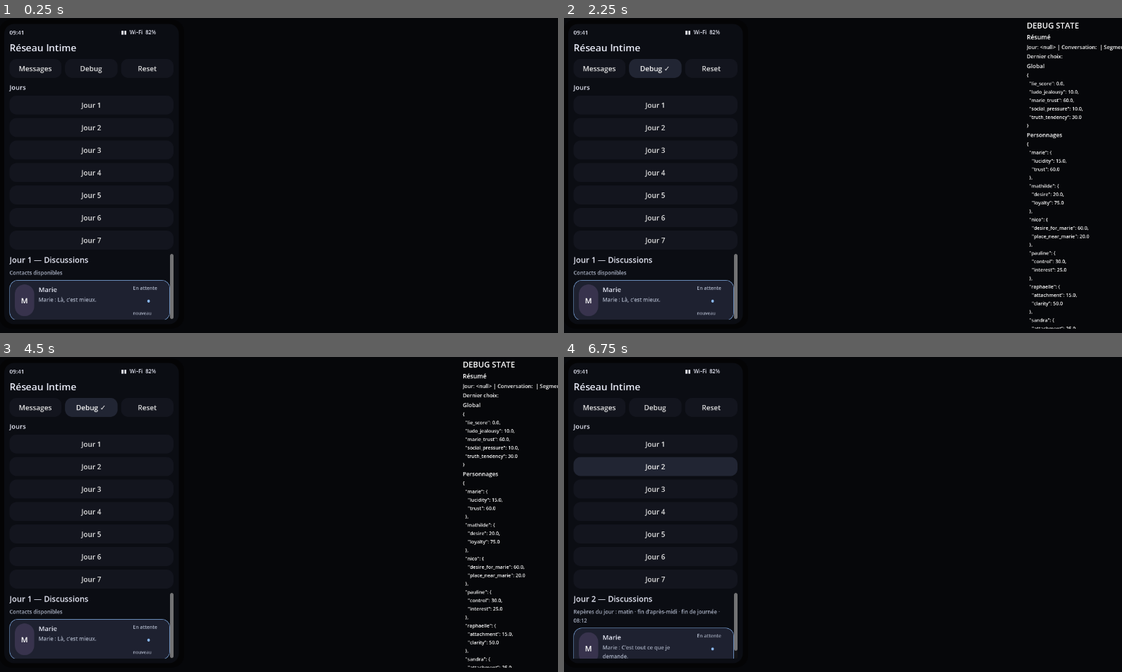
Above: before the commit, frames 1-4 (two rows, left to right).
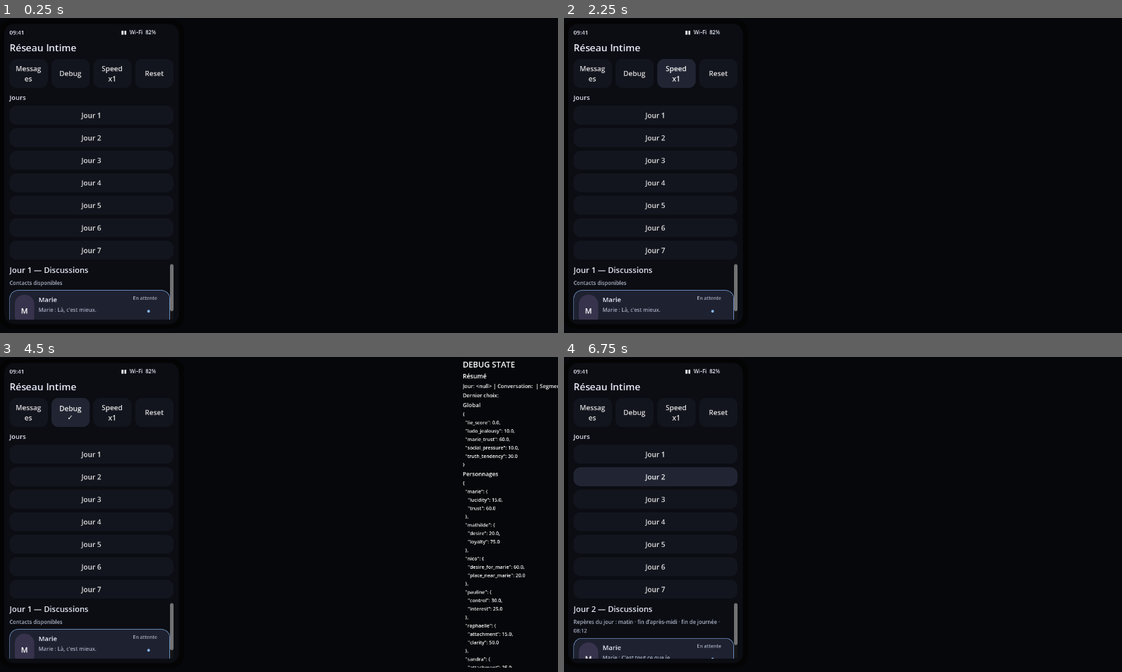
Above: after the commit, the same moments.

Repository: ludowww/reseau-intime
Game: Godot game, scene res://scenes/Main.tscn
Two runs of this game, one before a commit and one after it. Both use one fixed random seed, a clock stepped at 60 frames per second and the inputs below.
Inputs (mouse positions are in pixels of both pictures, inside the frame that each line leads up to):
- Up to frame 1 (0.25 s): no input
- Up to frame 2 (2.25 s): click (675, 74) at 0.5 s, where only the run after the commit has a clickable "Speed x1"; click (675, 74) at 1.25 s, where only the run after the commit has a clickable "Speed x3"; click (675, 74) at 2 s, where only the run after the commit has a clickable "Speed x8"
- Up to frame 3 (4.5 s): click "Messages" at 2.75 s; click (89, 407) at 3.5 s, where only the run before the commit has a clickable "Debug ✓"; click "Debug" at 4.25 s
- Up to frame 4 (6.75 s): click "Debug ✓" at 5 s; click "Jour 1" at 5.75 s; click "Jour 2" at 6.5 s

The runs differ from the first frame. In frame 1, 2.5% of the frame differs, in the area x 1-32%, y 15-96%; in frame 2, 4.2%, in the area x 1-100%, y 1-99%; in frame 3, 2.8%; in frame 4, 3.4%.

Commit message:
fix: improve player choice flow and debug speed

Diff:
--- a/game/data/conversations/chapter_03_wallpaper_reveal.json
+++ b/game/data/conversations/chapter_03_wallpaper_reveal.json
@@ -50,7 +50,9 @@
           "id": "choice_c03_wallpaper_show",
           "text": "Montrer le téléphone",
           "tone": "show",
-          "sets_flags": ["showed_wallpaper_party_day3"],
+          "sets_flags": [
+            "showed_wallpaper_party_day3"
+          ],
           "wallpaper_resolution": {
             "if_tags_include": {
               "neutral": {
@@ -103,7 +105,9 @@
                     "text": "Ah."
                   }
                 ],
-                "sets_flags": ["wallpaper_mathilde_revealed_party_day3"]
+                "sets_flags": [
+                  "wallpaper_mathilde_revealed_party_day3"
+                ]
               },
               "sandra": {
                 "effects": {
@@ -123,7 +127,9 @@
                     "text": "Je croyais que c’était juste ta meilleure amie."
                   }
                 ],
-                "sets_flags": ["wallpaper_sandra_revealed_party_day3"]
+                "sets_flags": [
+                  "wallpaper_sandra_revealed_party_day3"
+                ]
               },
               "pauline": {
                 "effects": {
@@ -137,7 +143,9 @@
                     "text": "Alors ça, je ne l’avais pas prévu. Ou peut-être que si."
                   }
                 ],
-                "sets_flags": ["wallpaper_pauline_revealed_party_day3"]
+                "sets_flags": [
+                  "wallpaper_pauline_revealed_party_day3"
+                ]
               }
             }
           }
@@ -150,7 +158,9 @@
             "marie.lucidity": 1,
             "pauline.control": 1
           },
-          "sets_flags": ["hid_wallpaper_party_day3"],
+          "sets_flags": [
+            "hid_wallpaper_party_day3"
+          ],
           "next_messages": [
             {
               "id": "msg_c03_wallpaper_hide_001",
@@ -168,12 +178,14 @@
         },
         {
           "id": "choice_c03_wallpaper_joke",
-          "text": "Faire une blague pour esquiver",
+          "text": "Je vais faire une blague pour esquiver la question.",
           "tone": "dodge_humor",
           "effects": {
             "social_pressure": 1
           },
-          "sets_flags": ["dodged_wallpaper_with_joke_party_day3"],
+          "sets_flags": [
+            "dodged_wallpaper_with_joke_party_day3"
+          ],
           "next_messages": [
             {
               "id": "msg_c03_wallpaper_joke_001",
@@ -190,8 +202,16 @@
           ]
         }
       ],
-      "routes_nourished": ["marie", "mathilde", "pauline", "sandra", "social_pressure"],
-      "required_events_delivered": ["wallpaper_can_be_social_proof"]
+      "routes_nourished": [
+        "marie",
+        "mathilde",
+        "pauline",
+        "sandra",
+        "social_pressure"
+      ],
+      "required_events_delivered": [
+        "wallpaper_can_be_social_proof"
+      ]
     }
   ],
   "debug_notes": "Scène conditionnelle. Elle doit créer un malaise ou un signal, jamais une explosion définitive au Jour 3."
--- a/game/data/conversations/chapter_04_conditional_proofs.json
+++ b/game/data/conversations/chapter_04_conditional_proofs.json
@@ -16,7 +16,9 @@
         {
           "id": "proof_pauline_capture",
           "priority": 10,
-          "conditions": ["opened_pauline_first_party_day3 OR answered_pauline_pressure_private_day3 OR pauline_aftershock_visible_day3"],
+          "conditions": [
+            "opened_pauline_first_party_day3 OR answered_pauline_pressure_private_day3 OR pauline_aftershock_visible_day3"
+          ],
           "thread_id": "thread_pauline_private",
           "messages": [
             {
@@ -48,7 +50,9 @@
                 "lie_score": 1,
                 "pauline.control": 1
               },
-              "sets_flags": ["minimized_pauline_capture_day4"]
+              "sets_flags": [
+                "minimized_pauline_capture_day4"
+              ]
             },
             {
               "id": "choice_c04_pauline_proof_ask",
@@ -57,7 +61,9 @@
                 "pauline.interest": 1,
                 "pauline.control": 1
               },
-              "sets_flags": ["asked_pauline_what_she_wants_day4"]
+              "sets_flags": [
+                "asked_pauline_what_she_wants_day4"
+              ]
             },
             {
               "id": "choice_c04_pauline_proof_delete",
@@ -66,7 +72,9 @@
                 "lie_score": 1,
                 "pauline_risk_score": 1
               },
-              "sets_flags": ["deleted_pauline_capture_day4"]
+              "sets_flags": [
+                "deleted_pauline_capture_day4"
+              ]
             }
           ],
           "effects": {
@@ -74,13 +82,19 @@
             "pauline_risk_score": 2,
             "social_pressure": 1
           },
-          "unlocks_content": ["capture_pauline_ludo_party_placeholder"],
-          "sets_flags": ["first_proof_pauline_capture_day4"]
+          "unlocks_content": [
+            "capture_pauline_ludo_party_placeholder"
+          ],
+          "sets_flags": [
+            "first_proof_pauline_capture_day4"
+          ]
         },
         {
           "id": "proof_sandra_deleted_regret",
           "priority": 8,
-          "conditions": ["opened_sandra_first_party_day3 OR answered_sandra_during_party_day3 OR sandra_deleted_after_party_day3"],
+          "conditions": [
+            "opened_sandra_first_party_day3 OR answered_sandra_during_party_day3 OR sandra_deleted_after_party_day3"
+          ],
           "thread_id": "thread_sandra_private",
           "messages": [
             {
@@ -110,7 +124,9 @@
                 "sandra.attachment": 2,
                 "lie_score": 1
               },
-              "sets_flags": ["kept_sandra_conversation_day4"]
+              "sets_flags": [
+                "kept_sandra_conversation_day4"
+              ]
             },
             {
               "id": "choice_c04_sandra_reasonable",
@@ -119,19 +135,25 @@
                 "truth_tendency": 1,
                 "sandra.exposure": 1
               },
-              "sets_flags": ["agreed_sandra_reasonable_day4"]
+              "sets_flags": [
+                "agreed_sandra_reasonable_day4"
+              ]
             }
           ],
           "effects": {
             "sandra.exposure": 1,
             "sandra.attachment": 1
           },
-          "sets_flags": ["first_proof_sandra_deleted_thread_day4"]
+          "sets_flags": [
+            "first_proof_sandra_deleted_thread_day4"
+          ]
         },
         {
           "id": "proof_mathilde_warning_photo",
           "priority": 7,
-          "conditions": ["opened_mathilde_first_party_day3 OR mathilde_aftershock_warning_day3 OR wallpaper_mathilde_revealed_party_day3"],
+          "conditions": [
+            "opened_mathilde_first_party_day3 OR mathilde_aftershock_warning_day3 OR wallpaper_mathilde_revealed_party_day3"
+          ],
           "thread_id": "thread_mathilde_private",
           "messages": [
             {
@@ -163,7 +185,9 @@
                 "truth_tendency": 1,
                 "mathilde.loyalty": 1
               },
-              "sets_flags": ["deleted_mathilde_after_party_photo_day4"]
+              "sets_flags": [
+                "deleted_mathilde_after_party_photo_day4"
+              ]
             },
             {
               "id": "choice_c04_mathilde_favorite",
@@ -172,7 +196,9 @@
                 "mathilde_attention_score": 2,
                 "lie_score": 1
               },
-              "sets_flags": ["favorited_mathilde_after_party_photo_day4"]
+              "sets_flags": [
+                "favorited_mathilde_after_party_photo_day4"
+              ]
             },
             {
               "id": "choice_c04_mathilde_reassure",
@@ -181,20 +207,28 @@
                 "mathilde.loyalty": 1,
                 "truth_tendency": 1
               },
-              "sets_flags": ["reassured_mathilde_safety_day4"]
+              "sets_flags": [
+                "reassured_mathilde_safety_day4"
+              ]
             }
           ],
           "effects": {
             "mathilde.desire": 1,
             "mathilde.loyalty": 1
           },
-          "unlocks_content": ["photo_mathilde_after_party_warning_placeholder"],
-          "sets_flags": ["first_proof_mathilde_warning_photo_day4"]
+          "unlocks_content": [
+            "photo_mathilde_after_party_warning_placeholder"
+          ],
+          "sets_flags": [
+            "first_proof_mathilde_warning_photo_day4"
+          ]
         },
         {
           "id": "proof_nico_marie_story",
           "priority": 6,
-          "conditions": ["opened_nico_marie_story_first_party_day3 OR watched_nico_marie_story_party_day3 OR nico_aftershock_story_day3"],
+          "conditions": [
+            "opened_nico_marie_story_first_party_day3 OR watched_nico_marie_story_party_day3 OR nico_aftershock_story_day3"
+          ],
           "thread_id": "social_feed_party",
           "messages": [
             {
@@ -220,30 +254,40 @@
                 "ludo_jealousy": 2,
                 "nico_surveillance_score": 1
               },
-              "sets_flags": ["rewatched_nico_marie_story_day4"]
+              "sets_flags": [
+                "rewatched_nico_marie_story_day4"
+              ]
             },
             {
               "id": "choice_c04_nico_ask_marie",
-              "text": "Demander à Marie ce que c’était",
+              "text": "Marie, c’était quoi, ça ?",
               "effects": {
                 "ludo_jealousy": 1,
                 "marie.lucidity": 1
               },
-              "sets_flags": ["asked_marie_about_nico_story_day4"]
+              "sets_flags": [
+                "asked_marie_about_nico_story_day4"
+              ]
             },
             {
               "id": "choice_c04_nico_ignore",
               "text": "Ignorer la story",
               "effects": {},
-              "sets_flags": ["ignored_nico_marie_story_day4"]
+              "sets_flags": [
+                "ignored_nico_marie_story_day4"
+              ]
             }
           ],
           "effects": {
             "nico.place_near_marie": 1,
             "ludo_jealousy": 1
           },
-          "unlocks_content": ["story_nico_marie_after_party_placeholder"],
-          "sets_flags": ["first_proof_nico_marie_story_day4"]
+          "unlocks_content": [
+            "story_nico_marie_after_party_placeholder"
+          ],
+          "sets_flags": [
+            "first_proof_nico_marie_story_day4"
+          ]
         }
       ],
       "default_proof": {
@@ -266,10 +310,19 @@
         "effects": {
           "social_pressure": 1
         },
-        "sets_flags": ["first_proof_default_party_photos_day4"]
+        "sets_flags": [
+          "first_proof_default_party_photos_day4"
+        ]
       },
-      "routes_nourished": ["pauline", "sandra", "mathilde", "nico_marie"],
-      "required_events_delivered": ["first_conditional_proof_or_trace"]
+      "routes_nourished": [
+        "pauline",
+        "sandra",
+        "mathilde",
+        "nico_marie"
+      ],
+      "required_events_delivered": [
+        "first_conditional_proof_or_trace"
+      ]
     }
   ],
   "debug_notes": "Ce fichier choisit une première trace selon les priorités de la soirée. La trace ne ferme pas une route, elle crée une menace lisible."
--- a/game/data/conversations/chapter_05_mathilde_followup.json
+++ b/game/data/conversations/chapter_05_mathilde_followup.json
@@ -110,7 +110,7 @@
       "choices": [
         {
           "id": "choice_c05_mathilde_joke_back",
-          "text": "Répondre avec la même mauvaise foi.",
+          "text": "Je vais répondre avec la même mauvaise foi.",
           "tone": "playful",
           "effects": {
             "mathilde_attention_score": 1
@@ -123,7 +123,7 @@
               "id": "msg_player_c05_mathilde_joke_back_001",
               "sender": "ludo",
               "time_label": "10:06",
-              "text": "Répondre avec la même mauvaise foi."
+              "text": "Je vais répondre avec la même mauvaise foi."
             },
             {
               "id": "msg_c05_mathilde_joke_001",
--- a/game/data/conversations/chapter_05_pauline_last_photo.json
+++ b/game/data/conversations/chapter_05_pauline_last_photo.json
@@ -108,7 +108,7 @@
         },
         {
           "id": "choice_c05_pauline_last_ask",
-          "text": "Demander si c’est tout.",
+          "text": "C’est tout ?",
           "tone": "probe",
           "effects": {
             "pauline_risk_score": 1,
--- a/game/data/conversations/chapter_05_raphaelle_boundary.json
+++ b/game/data/conversations/chapter_05_raphaelle_boundary.json
@@ -93,7 +93,7 @@
       "choices": [
         {
           "id": "choice_c05_raphaelle_breath",
-          "text": "Dire qu’il va essayer de rentrer chez lui tôt.",
+          "text": "Je vais essayer de rentrer tôt.",
           "tone": "calm",
           "effects": {
             "raphaelle_clarity_score": 1,
@@ -107,7 +107,7 @@
               "id": "msg_player_c05_raphaelle_breath_001",
               "sender": "ludo",
               "time_label": "17:54",
-              "text": "Dire qu’il va essayer de rentrer chez lui tôt."
+              "text": "Je vais essayer de rentrer tôt."
             },
             {
               "id": "msg_c05_raphaelle_breath_001",
@@ -119,7 +119,7 @@
         },
         {
           "id": "choice_c05_raphaelle_work",
-          "text": "Répondre qu’il a trois conversations dans la tête.",
+          "text": "Oui… j’ai un peu trois conversations dans la tête.",
           "tone": "honest",
           "effects": {
             "truth_tendency": 1,
@@ -133,7 +133,7 @@
               "id": "msg_player_c05_raphaelle_work_001",
               "sender": "ludo",
               "time_label": "17:54",
-              "text": "Répondre qu’il a trois conversations dans la tête."
+              "text": "Oui… j’ai un peu trois conversations dans la tête."
             },
             {
               "id": "msg_c05_raphaelle_work_001",
@@ -145,7 +145,7 @@
         },
         {
           "id": "choice_c05_raphaelle_dodge",
-          "text": "Dodge the subject, mais en français.",
+          "text": "Je vais faire semblant de répondre normalement, mais très mal.",
           "tone": "avoidant",
           "effects": {
             "lie_score": 1
@@ -158,7 +158,7 @@
               "id": "msg_player_c05_raphaelle_dodge_001",
               "sender": "ludo",
               "time_label": "17:54",
-              "text": "Dodge the subject, mais en français."
+              "text": "Je vais faire semblant de répondre normalement, mais très mal."
             },
             {
               "id": "msg_c05_raphaelle_dodge_001",
--- a/game/data/conversations/chapter_06_raphaelle_clarity.json
+++ b/game/data/conversations/chapter_06_raphaelle_clarity.json
@@ -161,7 +161,7 @@
         },
         {
           "id": "choice_c06_raphaelle_marie",
-          "text": "Dire qu’il doit d’abord régler ça avec Marie.",
+          "text": "Je dois d’abord régler ça avec Marie.",
           "tone": "truth_return",
           "effects": {
             "marie.trust": 1,
--- a/game/scripts/ui/ConversationView.gd
+++ b/game/scripts/ui/ConversationView.gd
@@ -39,6 +39,7 @@
 var current_render_token := 0
 var active_state: Dictionary = {}
 var restoring_state := false
+var debug_speed_multiplier := 1.0
 
 func reset_ui_state() -> void:
 	current_render_token += 1
@@ -50,6 +51,9 @@
 	choice_buttons.clear()
 	choice_was_applied = false
 	_clear()
+
+func set_debug_speed_multiplier(multiplier: float) -> void:
+	debug_speed_multiplier = max(multiplier, 1.0)
 
 func show_conversation(conversation: Dictionary) -> void:
 	current_render_token += 1
@@ -365,7 +369,24 @@
 	for key in ["next_messages", "next_items", "automatic_followup"]:
 		for entry in choice.get(key, []):
 			_flatten_render_entry(entry, queue)
+	if _should_skip_repeated_choice_reply(choice, queue):
+		queue.remove_at(0)
 	return queue
+
+func _should_skip_repeated_choice_reply(choice: Dictionary, queue: Array) -> bool:
+	if queue.is_empty():
+		return false
+	var first_variant: Variant = queue[0]
+	if typeof(first_variant) != TYPE_DICTIONARY:
+		return false
+	var first: Dictionary = first_variant as Dictionary
+	var sender := str(first.get("sender", first.get("author", ""))).strip_edges().to_lower()
+	if sender != "ludo":
+		return false
+	return _format_message_text(first).strip_edges() == _choice_reply_text(choice)
+
+func _choice_reply_text(choice: Dictionary) -> String:
+	return str(choice.get("text", choice.get("id", ""))).strip_edges()
 
 func _flatten_render_queue(conversation: Dictionary) -> Array:
 	var queue: Array = []
@@ -505,7 +526,7 @@
 func _typing_delay_for_message(message: Dictionary) -> float:
 	var char_count := _format_message_text(message).length()
 	var delay := 0.35 + char_count * 0.018
-	return clamp(delay, 0.45, 2.4)
+	return clamp(delay / max(debug_speed_multiplier, 1.0), 0.08, 2.4)
 
 func _flatten_content(conversation: Dictionary) -> Array:
 	var items: Array = []
--- a/game/scripts/ui/PhonePrototype.gd
+++ b/game/scripts/ui/PhonePrototype.gd
@@ -27,6 +27,10 @@
 var initialized_pending_days: Dictionary = {}
 var notification_target_conversation_id := ""
 var notification_target_day_value = null
+var debug_speed_button: Button
+var debug_speed_index := 0
+var debug_speed_levels := [1.0, 3.0, 8.0]
+var debug_speed_labels := ["Speed x1", "Speed x3", "Speed x8"]
 
 func _ready() -> void:
 	if DataLoader.chapter_indexes.is_empty():
@@ -142,8 +146,10 @@
 	messages_button.pressed.connect(func(): _focus_messages())
 	var debug_button := _add_button(nav, "Debug")
 	debug_button.pressed.connect(func(): _toggle_debug(debug_button))
+	debug_speed_button = _add_button(nav, _debug_speed_label())
+	debug_speed_button.pressed.connect(func(): _cycle_debug_speed())
 	var reset_button := _add_button(nav, "Reset")
-	reset_button.pressed.connect(func(): GameState.reset_state( …(196 unchanged characters)… ng_days.clear(); _hide_notification(); _render_conversations(current_day_value); debug_panel.refresh())
+	reset_button.pressed.connect(func(): GameState.reset_state( …(196 unchanged characters)… ng_days.clear(); _hide_notification(); _set_debug_speed_index(0); _render_conversations(current_day_value); debug_panel.refresh())
 
 func _add_notification_banner(parent: Node) -> void:
 	notification_banner = PanelContainer.new()
@@ -502,6 +508,19 @@
 	if debug_scroll.visible:
 		debug_panel.refresh()
 
+func _debug_speed_label() -> String:
+	return debug_speed_labels[debug_speed_index]
+
+func _cycle_debug_speed() -> void:
+	_set_debug_speed_index((debug_speed_index + 1) % debug_speed_levels.size())
+
+func _set_debug_speed_index(index: int) -> void:
+	debug_speed_index = clamp(index, 0, debug_speed_levels.size() - 1)
+	if is_instance_valid(debug_speed_button):
+		debug_speed_button.text = _debug_speed_label()
+	if is_instance_valid(conversation_view):
+		conversation_view.set_debug_speed_multiplier(debug_speed_levels[debug_speed_index])
+
 func _format_day_label(day_value) -> String:
 	return "Jour %d" % int(day_value)
 
Not shown, changed: tests/test_godot_prototype_static.py
Not shown, added: tools/player_choice_text_check.py
Not shown, changed: tools/player_presence_check.py
